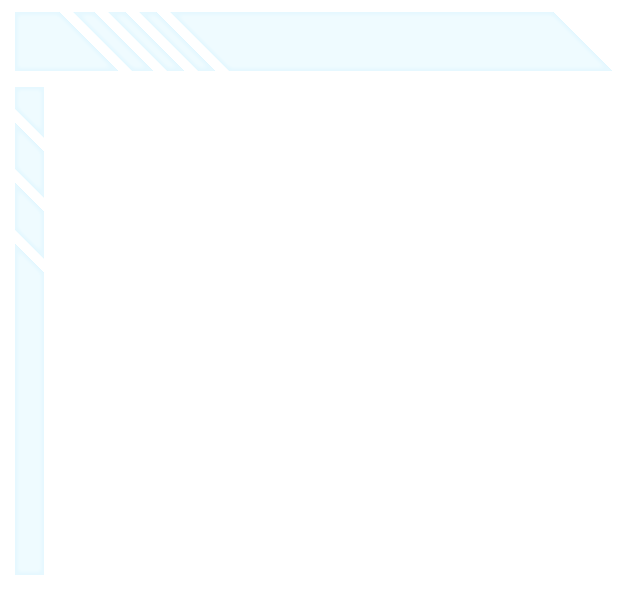
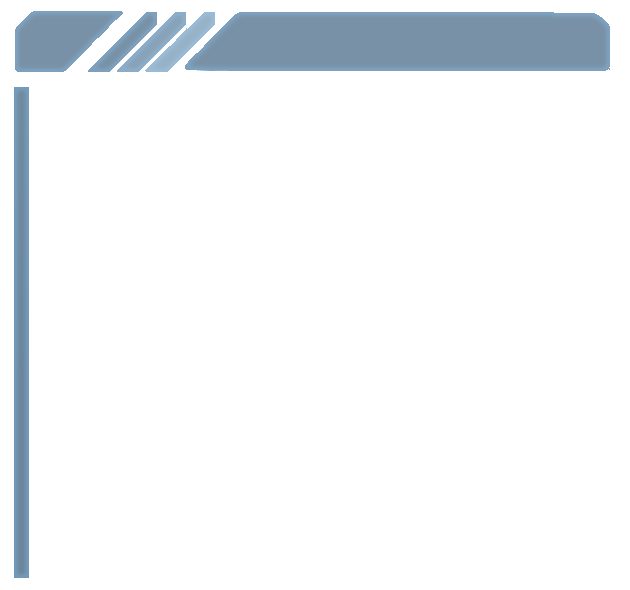
Before/after of a 630×590 layered artwork. What changed in the layer stack:
removed layer "Layer 2" (was overlay, 80%) over (15, 12, 612, 575)
removed layer "Layer 1" (was 80%) over (15, 12, 612, 575)
added layer "Layer 8" (multiply, 23%) above "Layer 7" over (14, 11, 610, 578)
added layer "Layer 7" (50%) above "Layer 6" over (88, 12, 157, 72)
added layer "Layer 6" (40%) above "Layer 5" over (117, 12, 186, 72)
added layer "Layer 5" (30%) above "Layer 4" over (145, 12, 215, 72)
added layer "Layer 4" (50%) above "Base" over (14, 11, 610, 578)
